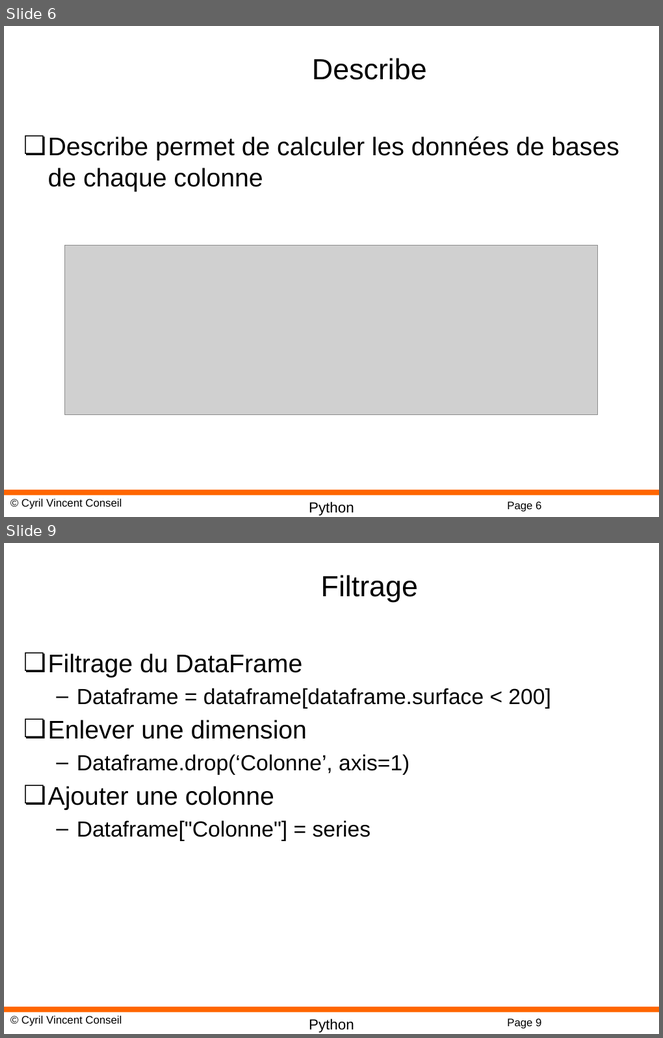
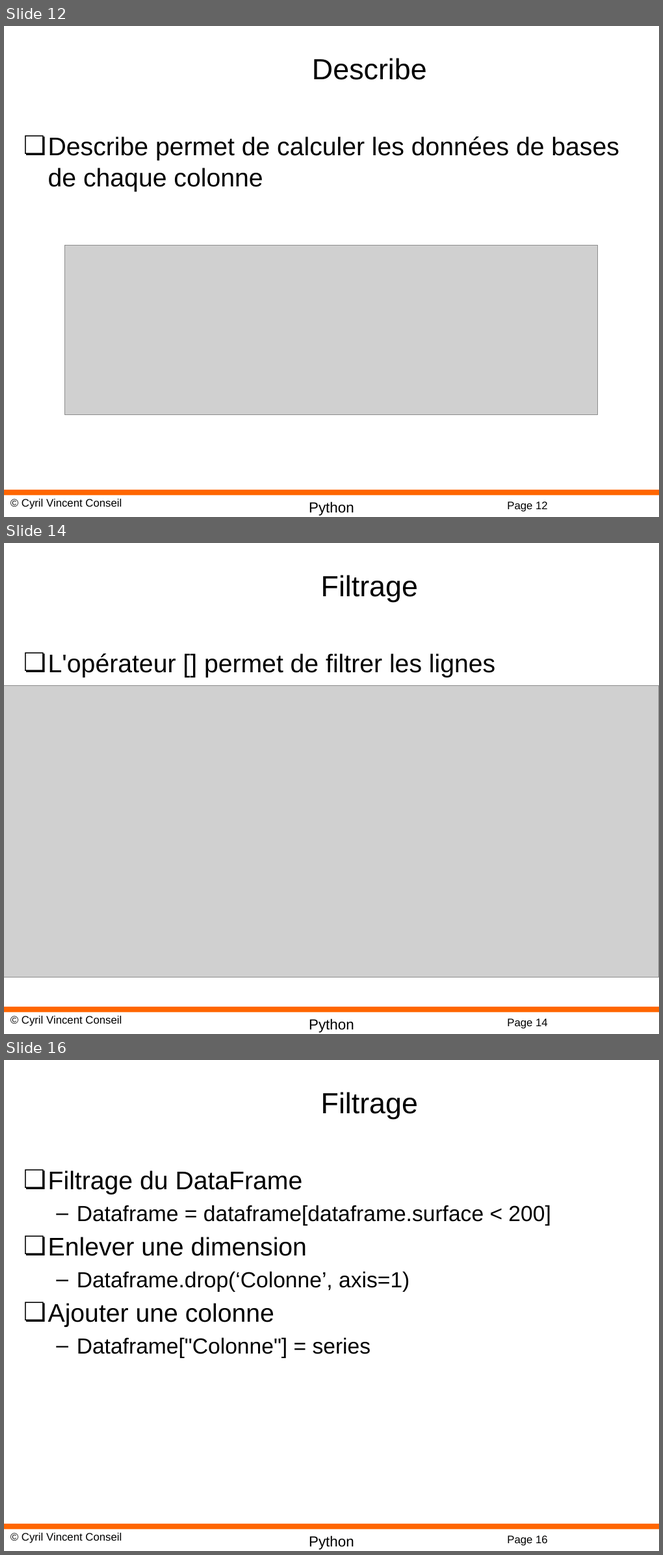
Before and after one commit to cyrilvincent/math, a slide deck: ppt/PythonMath11-Pandas.pptx. Shown one above the other, each under a label of ours: slides 6 and 9 before the commit, slides 12, 14 and 16 after it; the slides between them are not shown. The pictures are 663x1038 and 663x1555 pixels, drawn with LibreOffice and Linux fonts; fonts in the diff are those of the drawing; grey boxes stand for pictures; background and template pictures are left out. Boxes give left, top, right and bottom in pixels: in the first picture for what was removed or moved away, otherwise in the second. Text is boxed around its words. In the diff, an @@ line names an element or a change of style, - is before the commit and + after.

```diff
--- a/ppt/PythonMath11-Pandas.pptx
+++ b/ppt/PythonMath11-Pandas.pptx
@@ slide 14 added at <box>4,543,659,1034</box>, background #FFFFFF; not listed: 4 template elements that a slide beside it also shows @@
@@ title added at <box>321,575,418,602</box>, 32 pt, text #000000 @@
+Filtrage
@@ text added at <box>48,653,495,678</box>, 28 pt, text #000000 @@
+❏ L'opérateur [] permet de filtrer les lignes
@@ picture added at <box>4,686,659,978</box> @@
@@ what was slide 6 is now slide 12 @@
@@ page number at <box>507,502,548,512</box>: text changed @@
-Page 6
+Page 12
@@ what was slide 9 is now slide 16 @@
@@ page number at <box>507,1536,548,1546</box>: text changed @@
-Page 9
+Page 16
```
Also in this commit, not shown: 17 other slides added, 2 slides removed, 26 other files.
